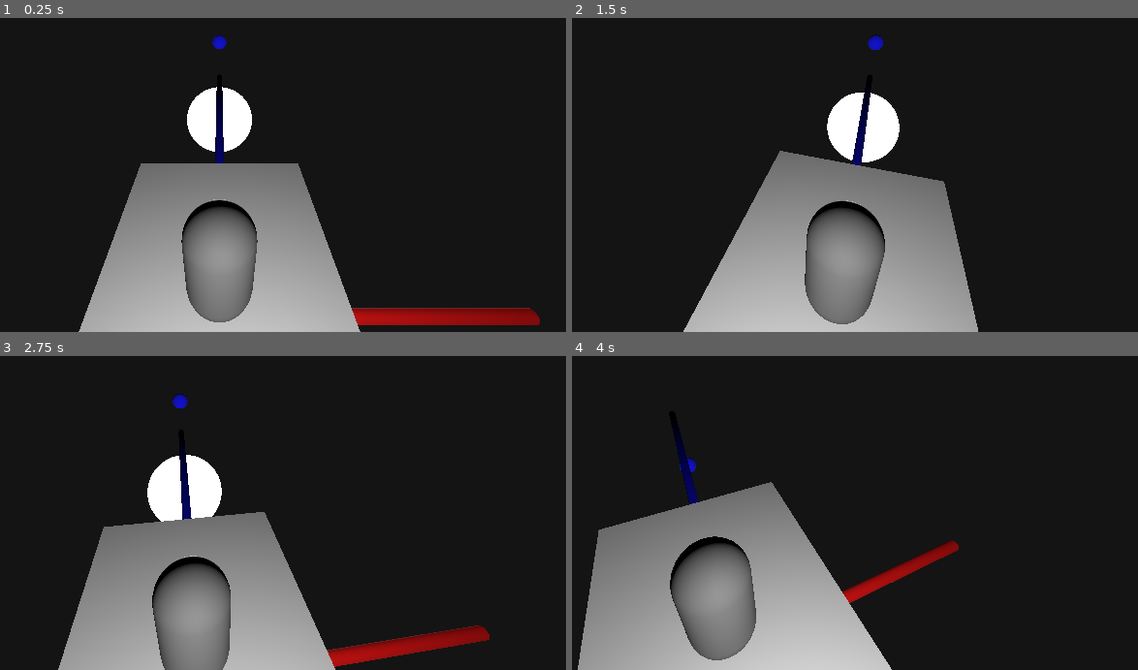
Above: before the commit, frames 1-4 (two rows, left to right).
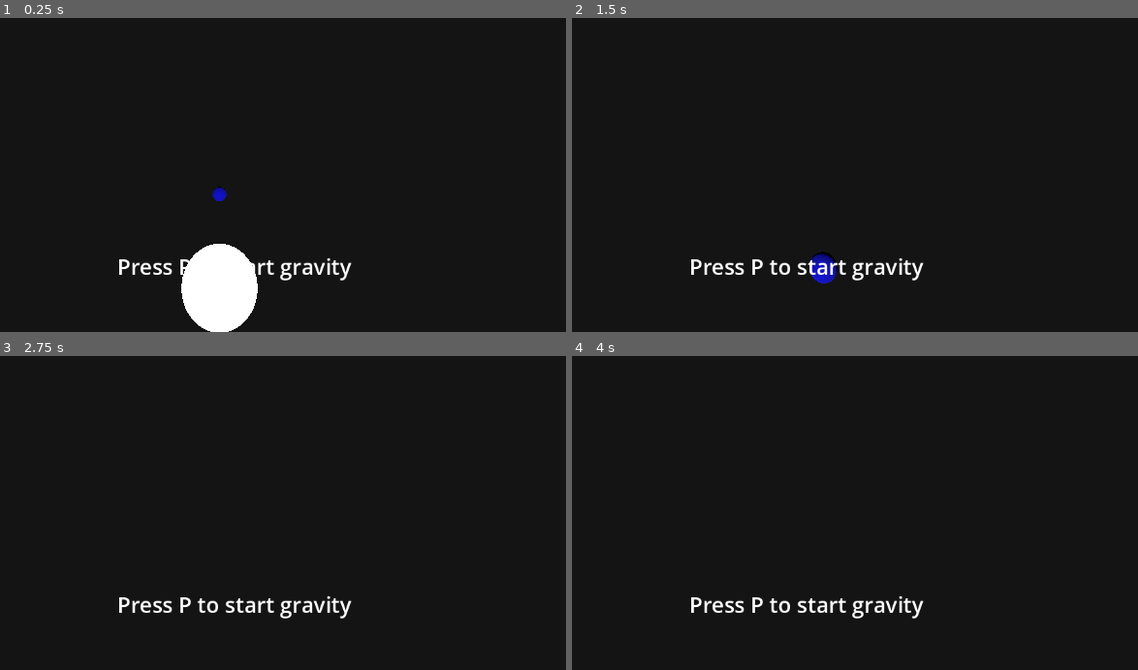
Above: after the commit, the same moments.

Repository: AcctForJudge/Planetary-Gravity-Simulation
Game: Godot game, scene res://Universe/universe.tscn
Two runs of this game, one before a commit and one after it. Both use one fixed random seed, a clock stepped at 60 frames per second and the inputs below.
Inputs (mouse positions are in pixels of both pictures, inside the frame that each line leads up to):
- Up to frame 1 (0.25 s): no input
- Up to frame 2 (1.5 s): tap P (play) at 0.5, 0.8, 1.25, 1.35 s; move the mouse to (832, 112) at 0.52 s; hold W (forward) from 0.53 s (still down); tap C (change_camera) at 0.6 s; click (832, 112) at 0.67 s; move the mouse to (753, 115) at 1.27 s; click (753, 115) at 1.42 s
- Up to frame 3 (2.75 s): keep holding W (forward); tap C (change_camera) at 1.55, 2.1 s; tap P (play) at 2, 2.3 s; move the mouse to (237, 443) at 2.02 s; click (237, 443) at 2.17 s
- Up to frame 4 (4 s): keep holding W (forward); tap P (play) at 2.75, 3.8 s; move the mouse to (781, 459) at 2.77 s; tap H (hide) at 2.85 s; click (781, 459) at 2.92 s; tap C (change_camera) at 3.05 s; move the mouse to (849, 456) at 3.52 s; hold E (look_down) from 3.53 s (still down); click (849, 456) at 3.67 s

The runs differ from the first frame. In frame 1, 24% of the frame differs, in the area x 13-96%, y 5-100%; in frame 2, 24%; in frame 3, 22%; in frame 4, 24%, in the area x 1-69%, y 27-100%.

Commit message:
to push to github

Diff:
--- a/Player/player.gd
+++ b/Player/player.gd
@@ -45,30 +45,32 @@
 	handle_movement()
 
 func _physics_process(_delta: float) -> void:
-	if universe.play:
-		var strongest_force := Vector3.ZERO
-		for body in bodies:
-			var sqr_dist = position.distance_squared_to(body.position)
-			var dir = position.direction_to(body.position)
-			var force: Vector3 = dir * Universe.G * body.mass / sqr_dist # force = acc cuz mass cancel
-			if force.length_squared() > strongest_force.length_squared():
-				strongest_force = force
-				main_body = body
-
-		if strongest_force.length_squared() > 1 and universe.space_ship.grounded:
-			if velocity_from_gravity.length_squared() < 10:
-				velocity_from_gravity += strongest_force
-
-			var gravity_up = strongest_force.normalized()
-
-			basis = align_up(basis, gravity_up)
-
-		else:
-			velocity_from_gravity = Vector3.ZERO
-	if !universe.space_ship.grounded:
-		position = universe.space_ship.player_pos.global_position
-	else:
-		velocity = velocity_from_gravity + velocity_from_movement
+	#if universe.play:
+		#var strongest_force := Vector3.ZERO
+		#for body in bodies:
+			#var sqr_dist = position.distance_squared_to(body.position)
+			#var dir = position.direction_to(body.position)
+			#var force: Vector3 = dir * Universe.G * body.mass / sqr_dist # force = acc cuz mass cancel
+			#if force.length_squared() > strongest_force.length_squared():
+				#strongest_force = force
+				#main_body = body
+#
+		#if strongest_force.length_squared() > 1 and universe.space_ship.grounded:
+			#if velocity_from_gravity.length_squared() < 10:
+				#velocity_from_gravity += strongest_force
+			#
+			#var gravity_up = strongest_force.normalized()
+			#
+			#basis = align_up(basis, gravity_up)
+			#
+		#else:
+			#velocity_from_gravity = Vector3.ZERO
+	#if !universe.space_ship.grounded:
+		#position = universe.space_ship.player_pos.global_position
+	#else:
+		#velocity = velocity_from_gravity + velocity_from_movement
+	handle_movement()
+	velocity = velocity_from_movement
 	move_and_slide()
 
 func handle_movement():
--- a/Player/player.tscn
+++ b/Player/player.tscn
@@ -6,18 +6,18 @@
 
 [sub_resource type="CapsuleShape3D" id="CapsuleShape3D_l8h54"]
 
-[node name="Player" type="CharacterBody3D"]
+[node name="Player" type="CharacterBody3D" unique_id=1229876076]
 motion_mode = 1
 script = ExtResource("1_l8h54")
 
-[node name="MeshInstance3D" type="MeshInstance3D" parent="."]
+[node name="MeshInstance3D" type="MeshInstance3D" parent="." unique_id=465838220]
 mesh = SubResource("CapsuleMesh_hvfyp")
 
-[node name="CollisionShape3D" type="CollisionShape3D" parent="."]
+[node name="CollisionShape3D" type="CollisionShape3D" parent="." unique_id=1871736888]
 shape = SubResource("CapsuleShape3D_l8h54")
 
-[node name="Head" type="Node3D" parent="."]
+[node name="Head" type="Node3D" parent="." unique_id=1582796876]
 transform = Transform3D(1, 0, 0, 0, 0.99999994, 0, 0, 0, 0.99999994, 0, 0.79999995, -0.8)
 
-[node name="Camera3D" type="Camera3D" parent="Head"]
+[node name="Camera3D" type="Camera3D" parent="Head" unique_id=319049380]
 far = 10000.0
--- a/SpaceShip/spaceship.gd
+++ b/SpaceShip/spaceship.gd
@@ -170,4 +170,4 @@
 		grounded = true
 	else:
 		grounded = false
-	print(grounded)
+	#print(grounded)
--- a/SpaceShip/spaceship.tscn
+++ b/SpaceShip/spaceship.tscn
@@ -35,43 +35,45 @@
 radius = 0.05
 section_length = 0.786
 
-[node name="SpaceShip" type="CharacterBody3D"]
+[node name="SpaceShip" type="CharacterBody3D" unique_id=1397739998]
 collision_layer = 2
 motion_mode = 1
 platform_on_leave = 2
 script = ExtResource("1_a5f6o")
 
-[node name="MeshInstance3D" type="MeshInstance3D" parent="."]
+[node name="MeshInstance3D" type="MeshInstance3D" parent="." unique_id=2144112547]
 material_override = SubResource("StandardMaterial3D_a5f6o")
 mesh = SubResource("BoxMesh_k0ly7")
 
-[node name="CollisionShape3D" type="CollisionShape3D" parent="."]
+[node name="CollisionShape3D" type="CollisionShape3D" parent="." unique_id=267280968]
 shape = SubResource("BoxShape3D_a5f6o")
 
-[node name="OmniLight3D" type="OmniLight3D" parent="."]
+[node name="OmniLight3D" type="OmniLight3D" parent="." unique_id=374592754]
 transform = Transform3D(0.99909186, 0, -0.042608038, 0, 1, 0, 0.042608038, 0, 0.99909186, 0.0585084, 1.2511338, 1.1244411)
 
-[node name="Cam" type="Node3D" parent="."]
+[node name="Cam" type="Node3D" parent="." unique_id=1130977445]
 transform = Transform3D(1, 0, 0, 0, 1, 0, 0, 0, 1, 0, 2.0877585, 0.95180523)
 
-[node name="Head" type="Node3D" parent="Cam"]
+[node name="Head" type="Node3D" parent="Cam" unique_id=101991551]
 transform = Transform3D(1, 0, 0, 0, 0.8660254, 0.50000006, 0, -0.50000006, 0.8660254, 0, 0, 0)
 
-[node name="Camera3D" type="Camera3D" parent="Cam/Head"]
+[node name="Camera3D" type="Camera3D" parent="Cam/Head" unique_id=1362112486]
 far = 10000.0
 
-[node name="MeshInstance3D2" type="MeshInstance3D" parent="."]
+[node name="MeshInstance3D2" type="MeshInstance3D" parent="." unique_id=2112937460]
 transform = Transform3D(1, 0, 0, 0, -4.371139e-08, 1, 0, -1, -4.371139e-08, 0, 0, -2.1312878)
+visible = false
 mesh = SubResource("TubeTrailMesh_7wmyp")
 
-[node name="MeshInstance3D3" type="MeshInstance3D" parent="."]
+[node name="MeshInstance3D3" type="MeshInstance3D" parent="." unique_id=611274389]
 transform = Transform3D(-4.371139e-08, 1, 4.371139e-08, 0, -4.371139e-08, 1, 1, 4.371139e-08, 1.9106855e-15, 0.6176988, 0, 0)
+visible = false
 mesh = SubResource("TubeTrailMesh_2lyo7")
 
-[node name="MeshInstance3D4" type="MeshInstance3D" parent="."]
+[node name="MeshInstance3D4" type="MeshInstance3D" parent="." unique_id=1708805461]
 transform = Transform3D(1, 0, 0, 0, 1, 0, 0, 0, 1, 0, 2.1732893, 0)
 visible = false
 mesh = SubResource("TubeTrailMesh_kcnnk")
 
-[node name="Marker3D" type="Marker3D" parent="."]
+[node name="Marker3D" type="Marker3D" parent="." unique_id=901926644]
 transform = Transform3D(1, 0, 0, 0, 1, 0, 0, 0, 1, 0, 0.60102427, 0)
--- a/Universe/universe.gd
+++ b/Universe/universe.gd
@@ -41,12 +41,13 @@
 var orbits_array: Array[Path3D]
 var mesh_instances_array: Array[MeshInstance3D]
 var viewport: Viewport
-var viewing_from := Camera.SPACESHIP
+var viewing_from := Camera.PLAYER
 
 @onready var heavenly_bodies_container: Node3D = $HeavenlyBodies
 @onready var orbits: Node3D = $Orbits
 @onready var space_ship: SpaceShip = $SpaceShip
 @onready var player: Player = $Player
+@onready var label: Label = $CanvasLayer/Control/Label
 
 # Called when the node enters the scene tree for the first time.
 func _ready() -> void:
@@ -66,6 +67,7 @@
 			all_bodies.append(child)
 			body_positions.append([])
 	viewport = get_viewport()
+	player.camera_3d.make_current()
 # Called every frame. 'delta' is the elapsed time since the previous frame.
 func _process(_delta: float) -> void:
 	if show_orbits:
@@ -97,6 +99,11 @@
 func _unhandled_input(_event: InputEvent) -> void:
 	if Input.is_action_just_pressed("play"):
 		play = !play
+		if label.text == "":
+			label.text = "Press P to start gravity"
+		else:
+			label.text = ""
+		print(label.text)
 	if Input.is_action_just_pressed("hide"):
 		hide_orbits()
 		show_orbits = !show_orbits
@@ -106,14 +113,14 @@
 				viewport.debug_draw = Viewport.DEBUG_DRAW_WIREFRAME
 			4:
 				viewport.debug_draw = Viewport.DEBUG_DRAW_DISABLED
-	if Input.is_action_just_pressed("change_camera"):
-		if space_ship.grounded:
-			if viewing_from == Camera.SPACESHIP:
-				viewing_from = Camera.PLAYER
-				player.camera_3d.make_current()
-			elif viewing_from == Camera.PLAYER:
-				viewing_from = Camera.SPACESHIP
-				space_ship.camera_3d.make_current()
+	#if Input.is_action_just_pressed("change_camera"):
+		#if space_ship.grounded:
+			#if viewing_from == Camera.SPACESHIP:
+				#viewing_from = Camera.PLAYER
+				#player.camera_3d.make_current()
+			#elif viewing_from == Camera.PLAYER:
+				#viewing_from = Camera.SPACESHIP
+				#space_ship.camera_3d.make_current()
 
 func _physics_process(_delta: float) -> void:
 	if play:
--- a/Universe/universe.tscn
+++ b/Universe/universe.tscn
@@ -67,30 +67,32 @@
 
 [sub_resource type="FastNoiseLite" id="FastNoiseLite_p3x1f"]
 
-[node name="Universe" type="Node3D" node_paths=PackedStringArray("central_body")]
+[node name="Universe" type="Node3D" unique_id=1103532325 node_paths=PackedStringArray("central_body")]
 script = ExtResource("1_6q408")
 relative_to_body = true
 central_body = NodePath("HeavenlyBodies/Planet2")
 orbit_mode = 2
 
-[node name="SpaceShip" parent="." node_paths=PackedStringArray("body_containers", "universe") instance=ExtResource("4_5gdbb")]
+[node name="SpaceShip" parent="." unique_id=1686427912 node_paths=PackedStringArray("body_containers", "universe") instance=ExtResource("4_5gdbb")]
 transform = Transform3D(-0.99999994, 0, -8.742277e-08, 0, 1, 0, 8.742277e-08, 0, -0.99999994, -0.037073374, 904.13135, -1503.6288)
+visible = false
 speed = 15.0
 body_containers = NodePath("../HeavenlyBodies")
 universe = NodePath("..")
 
-[node name="Player" parent="." node_paths=PackedStringArray("body_containers", "universe") instance=ExtResource("6_xs1tn")]
+[node name="Player" parent="." unique_id=629926499 node_paths=PackedStringArray("body_containers", "universe") instance=ExtResource("6_xs1tn")]
 transform = Transform3D(-0.39, 0, -3.409488e-08, 0, 0.39, 0, 3.409488e-08, 0, -0.39, -0.046138808, 904.7877, -1503.5511)
-move_speed = 798.9
+visible = true
+move_speed = 1781.0
 body_containers = NodePath("../HeavenlyBodies")
 universe = NodePath("..")
 
-[node name="WorldEnvironment" type="WorldEnvironment" parent="."]
+[node name="WorldEnvironment" type="WorldEnvironment" parent="." unique_id=1337710177]
 environment = SubResource("Environment_5gdbb")
 
-[node name="HeavenlyBodies" type="Node3D" parent="."]
+[node name="HeavenlyBodies" type="Node3D" parent="." unique_id=1254415850]
 
-[node name="Star" type="MeshInstance3D" parent="HeavenlyBodies"]
+[node name="Star" type="MeshInstance3D" parent="HeavenlyBodies" unique_id=1292387562]
 material_override = SubResource("StandardMaterial3D_6326s")
 mesh = SubResource("SphereMesh_xs1tn")
 script = ExtResource("4_6326s")
@@ -100,11 +102,11 @@
 fnl = SubResource("FastNoiseLite_xs1tn")
 metadata/_custom_type_script = "uid://6ab6gpfo0tx5"
 
-[node name="OmniLight3D" type="OmniLight3D" parent="HeavenlyBodies/Star"]
+[node name="OmniLight3D" type="OmniLight3D" parent="HeavenlyBodies/Star" unique_id=107055754]
 omni_range = 10000.0
 omni_attenuation = 0.072
 
-[node name="Planet" type="MeshInstance3D" parent="HeavenlyBodies"]
+[node name="Planet" type="MeshInstance3D" parent="HeavenlyBodies" unique_id=1994744797]
 transform = Transform3D(1, 0, 0, 0, 1, 0, 0, 0, 1, 0, 0, 1714.5422)
 material_override = SubResource("StandardMaterial3D_5w2eq")
 mesh = SubResource("SphereMesh_5w2eq")
@@ -115,7 +117,7 @@
 fnl = SubResource("FastNoiseLite_wn7ko")
 metadata/_custom_type_script = "uid://6ab6gpfo0tx5"
 
-[node name="Planet2" type="MeshInstance3D" parent="HeavenlyBodies"]
+[node name="Planet2" type="MeshInstance3D" parent="HeavenlyBodies" unique_id=1462437669]
 transform = Transform3D(1, 0, 0, 0, 1, 0, 0, 0, 1, 0, 0, -4310.3574)
 material_override = SubResource("StandardMaterial3D_p3x1f")
 mesh = SubResource("SphereMesh_p3x1f")
@@ -127,7 +129,7 @@
 height_scale = 10.755
 metadata/_custom_type_script = "uid://6ab6gpfo0tx5"
 
-[node name="Moon" type="MeshInstance3D" parent="HeavenlyBodies"]
+[node name="Moon" type="MeshInstance3D" parent="HeavenlyBodies" unique_id=1347366640]
 transform = Transform3D(1, 0, 0, 0, 1, 0, 0, 0, 1, 0.38397217, 0, -4950.073)
 material_override = SubResource("StandardMaterial3D_xs1tn")
 mesh = SubResource("SphereMesh_wn7ko")
@@ -138,4 +140,34 @@
 fnl = SubResource("FastNoiseLite_p3x1f")
 metadata/_custom_type_script = "uid://6ab6gpfo0tx5"
 
-[node name="Orbits" type="Node3D" parent="."]
+[node name="Orbits" type="Node3D" parent="." unique_id=1279198441]
+
+[node name="CanvasLayer" type="CanvasLayer" parent="." unique_id=1785144548]
+
+[node name="Control" type="Control" parent="CanvasLayer" unique_id=1321898572]
+layout_mode = 3
+anchors_preset = 15
+anchor_right = 1.0
+anchor_bottom = 1.0
+grow_horizontal = 2
+grow_vertical = 2
+mouse_filter = 2
+
+[node name="Label" type="Label" parent="CanvasLayer/Control" unique_id=690006828]
+texture_filter = 4
+layout_mode = 1
+anchors_preset = -1
+anchor_left = 0.32243752
+anchor_top = 0.81029636
+anchor_right = 0.71660423
+anchor_bottom = 0.8888889
+offset_left = -0.44802856
+offset_top = -0.072021484
+offset_right = 0.47192383
+grow_horizontal = 2
+grow_vertical = 0
+theme_override_font_sizes/font_size = 32
+text = "Press P to start gravity"
+horizontal_alignment = 1
+vertical_alignment = 1
+metadata/_edit_use_anchors_ = true
--- a/project.godot
+++ b/project.godot
@@ -8,11 +8,15 @@
 
 config_version=5
 
+[animation]
+
+compatibility/default_parent_skeleton_in_mesh_instance_3d=true
+
 [application]
 
 config/name="Solar System"
 run/main_scene="uid://brx4cveefbkom"
-config/features=PackedStringArray("4.5", "Forward Plus")
+config/features=PackedStringArray("4.6", "Forward Plus")
 config/icon="res://icon.svg"
 
 [input]
Not shown: 1 places in Player/player.tscn that only renumber resources
Not shown: 1 places in SpaceShip/spaceship.tscn that only renumber resources
Not shown: 1 places in Universe/universe.tscn that only renumber resources
